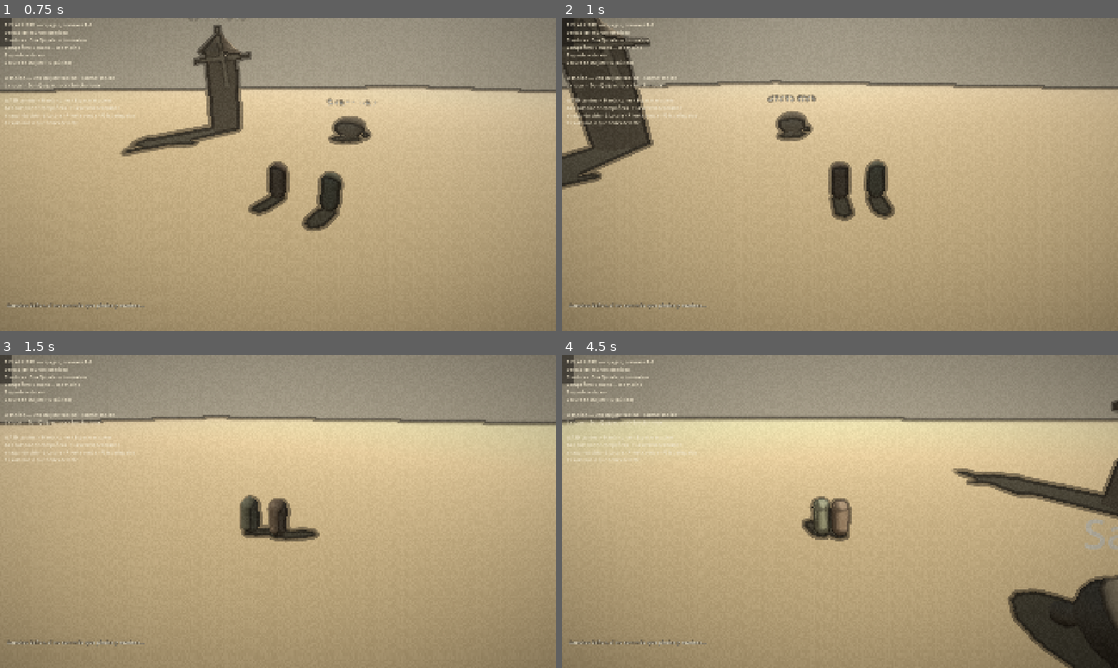
Above: before the commit, frames 1-4 (two rows, left to right).
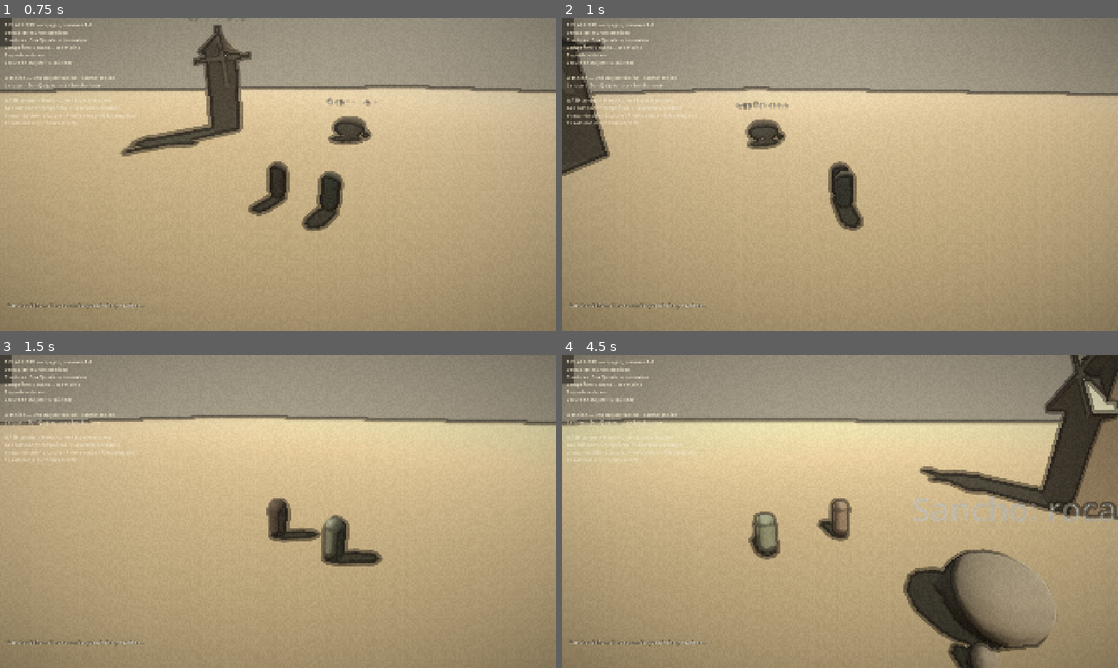
Above: after the commit, the same moments.

Repository: mariodod/fiel-al-libro
Game: Godot game, scene res://src/world/slice.tscn
The game is run twice, just before and just after one commit, with the same random seed, the same clock (stepped at 60 frames per second) and the same inputs.
Inputs (mouse positions are in pixels of both pictures, inside the frame that each line leads up to):
- Up to frame 1 (0.75 s): move the mouse to (400, 158) at 0.52 s; hold D (move_right) from 0.53 s (still down); hold F (block) from 0.53 s (still down); click (400, 158) at 0.67 s
- Up to frame 2 (1 s): keep holding D (move_right); keep holding F (block); tap Space (dodge) at 0.8 s
- Up to frame 3 (1.5 s): move the mouse to (166, 527) at 1.27 s; release D (move_right) at 1.28 s; release F (block) at 1.28 s; hold S (move_back) from 1.28 s (still down); tap Space (dodge) at 1.35 s
- Up to frame 4 (4.5 s): tap R (rest) at 1.55, 2.1 s; move the mouse to (895, 442) at 2.02 s; release S (move_back) at 2.03 s; hold D (move_right) 2.03-2.78 s; hold Shift (sprint) 2.03-2.78 s; move the mouse to (812, 574) at 2.77 s; hold W (move_forward) 2.78-3.53 s; tap Shift (sprint) at 2.85 s; click (812, 574) at 2.92 s; tap F (block) at 3.05 s; move the mouse to (1006, 558) at 3.52 s; hold Right mouse button (attack_heavy) 3.53-4.28 s; hold A (move_left) from 3.53 s (still down); tap Space (dodge) at 3.8 s; move the mouse to (673, 464) at 4.27 s; click (673, 464) at 4.35 s

Frame 1 is identical in both runs. In frame 2, 10% of the frame differs, in the area x 0-100%, y 0-68%; in frame 3, 2.4%; in frame 4, 20%, in the area x 0-100%, y 0-100%.

Commit message:
The dodge, and a stamina pool that comes back
Task 2.5 of the plan, and the first real verb after the swap.

Space dodges. It is a directional burst -- 15 m/s, in the direction you
were going, or the way you are facing if you were not going anywhere --
and it ends with your feet planted rather than with a slide. GDD.md
section 7.1: "Dodge -- 0.4s i-frames, stamina cost, directional".

  src/data/abilities/dodge.tres   the data: 20 stamina, 0.6s cooldown,
                                   0.4s of i-frames
  src/characters/character_pawn.gd   the burst, the i-frames, and the
                                      stamina

AND THE BUG UNDER IT. The stamina never came back. Nothing in the
build restored it -- not the dodge, not anything -- so the second dodge
of a run was the last one, and the pool was a number that only ever
went down. GDD.md section 7.1 says "Shared pool, regenerates after 1s
idle", and now it does: 28 per second, after a second of not spending
it. The pawn also never copied max_stamina out of the data, so
Sancho's 120 was quietly 100.

A hole in the plan, found while doing it: 2.6's acceptance criterion is
"A 60-second exchange with a dummy is fun", and 2.5 wants a lock-on,
but the task list has no dummy and no enemy until 2.11. Without
something to fight, the lock-on and the hit reactions cannot be built
or seen. Written down as 2.6b in docs/NEXT_STEPS.md.

tests/test_verbs.gd  the cost, the i-frames, that they wear off, the
                     direction, that the stamina waits a second and
                     then comes back, and that you cannot dodge with
                     none left.

14 suites, 239 assertions, green. The Windows export builds.

TODO.md, HANDOVER.md, docs/NEXT_SESSION.md and docs/NEXT_STEPS.md
updated.

Diff:
--- a/src/characters/character_pawn.gd
+++ b/src/characters/character_pawn.gd
@@ -27,6 +27,9 @@
 var health: float = 100.0
 var max_health: float = 100.0
 var stamina: float = 100.0
+## The size of the stamina pool. It comes from the data — Sancho has more
+## of it than Quixote, and until now the pawn did not know that.
+var max_stamina: float = 100.0
 var is_dead: bool = false
 
 ## The truth this pawn currently perceives. Quixote sees the Book; Sancho
@@ -47,11 +50,37 @@
 const FRICTION := 14.0
 const TURN_SPEED := 8.0
 
+## How fast a dodge throws you, in metres per second. Faster than a
+## sprint: that is the point of it.
+const DODGE_SPEED := 15.0
+## How long before the stamina comes back, after the last thing you spent
+## it on. GDD.md §7.1: "Shared pool, regenerates after 1s idle".
+const STAMINA_REGEN_DELAY := 1.0
+## Stamina per second, once it starts coming back.
+const STAMINA_REGEN := 28.0
+
+## The direction the player asked to move in, last frame. The dodge is
+## directional (GDD.md §7.1), so it needs to know.
+var _input_direction: Vector2 = Vector2.ZERO
+## Seconds left of the dodge burst.
+var _dodge_time: float = 0.0
+## Seconds left before you can dodge again.
+var _dodge_cooldown: float = 0.0
+## Seconds left during which damage does nothing.
+var _iframe_time: float = 0.0
+## Seconds left before the stamina starts coming back.
+var _stamina_delay: float = 0.0
+## The direction of the current dodge.
+var _dodge_direction: Vector3 = Vector3.FORWARD
+## True while the dodge burst is running.
+var _dodging: bool = false
+
 
 func _ready() -> void:
 	if data != null:
 		character_id = data.id
 		max_health = 100.0
+		max_stamina = data.max_stamina
 		stamina = data.max_stamina
 	perceived_layer = Perception.reading_for(character_id, TruthLayer.layer(), second_sight)
 	add_to_group(&"pawns")
@@ -63,6 +92,7 @@
 
 func move(input_direction: Vector2, sprint: bool) -> void:
 	var input := Vector3(input_direction.x, 0.0, input_direction.y)
+	_input_direction = input_direction
 	var speed := RUN_SPEED if sprint else WALK_SPEED
 	var target := input.normalized() * speed
 
@@ -87,6 +117,24 @@
 	rotation.y += clampf(diff, -step, step)
 
 
+func dodge() -> void:
+	if is_dead or _dodge_cooldown > 0.0:
+		return
+	if data == null or data.dodge == null:
+		return
+	if not _perform(data.dodge):
+		return
+
+	# Directional: where you were going, or where you are facing.
+	var direction := Vector3(_input_direction.x, 0.0, _input_direction.y)
+	if direction.length_squared() < 0.001:
+		direction = -global_transform.basis.z
+	_dodge_direction = direction.normalized()
+	_dodge_time = data.dodge.iframe_seconds
+	_iframe_time = data.dodge.iframe_seconds
+	_dodge_cooldown = data.dodge.cooldown
+
+
 func light_attack() -> void:
 	if data != null and data.light_attack != null:
 		_perform(data.light_attack)
@@ -95,11 +143,6 @@
 func heavy_attack() -> void:
 	if data != null and data.heavy_attack != null:
 		_perform(data.heavy_attack)
-
-
-func dodge() -> void:
-	if data != null and data.dodge != null:
-		_perform(data.dodge)
 
 
 func block(_held: bool) -> void:
@@ -119,32 +162,66 @@
 ## ── The pawn's own logic ────────────────────────────────────────────────
 
 func _physics_process(delta: float) -> void:
+	_dodge_time = maxf(0.0, _dodge_time - delta)
+	_dodge_cooldown = maxf(0.0, _dodge_cooldown - delta)
+	_iframe_time = maxf(0.0, _iframe_time - delta)
+
+	# The stamina comes back once you stop spending it. It did not come
+	# back at all before: nothing in the build restored it, so the second
+	# dodge of a run was the last one.
+	_stamina_delay = maxf(0.0, _stamina_delay - delta)
+	if _stamina_delay <= 0.0 and stamina < max_stamina:
+		stamina = minf(max_stamina, stamina + STAMINA_REGEN * delta)
+
 	if not is_on_floor():
 		velocity.y -= GRAVITY * delta
 	else:
 		velocity.y = 0.0
+
+	# The dodge overrides the walking velocity: for a moment you are not
+	# walking, you are being thrown.
+	if _dodge_time > 0.0:
+		velocity.x = _dodge_direction.x * DODGE_SPEED
+		velocity.z = _dodge_direction.z * DODGE_SPEED
+		_dodging = true
+	elif _dodging:
+		# A dodge ends with your feet planted, not with a slide. The
+		# friction alone would leave you coasting for over a second.
+		_dodging = false
+		velocity.x = 0.0
+		velocity.z = 0.0
+
 	move_and_slide()
 
 
-func _perform(ability: AbilityData) -> void:
+## Run an ability. Returns whether it actually went off.
+##
+## The gating is the asymmetry (GDD.md §8.3): which truth the ability
+## works in, how mad you have to be, and what it costs.
+func _perform(ability: AbilityData) -> bool:
 	if ability == null or is_dead:
-		return
+		return false
 	# Gating: layer and madness. This is how "Book builds" and "Reality
 	# builds" differ (GDD.md §8.3).
 	if not ability.available_in_layer(TruthLayer.layer()):
-		return
+		return false
 	if not ability.available_at_locura(Locura.get_for(character_id)):
-		return
+		return false
 	if not Memoria.has_milestone(character_id, ability.min_milestone):
-		return
+		return false
 	if stamina < ability.stamina_cost:
-		return
+		return false
 	stamina -= ability.stamina_cost
+	_stamina_delay = STAMINA_REGEN_DELAY
 	# TODO(Phase 1): spawn the ability's VFX and hitbox.
+	return true
 
 
 func take_damage(amount: float) -> void:
 	if is_dead:
+		return
+	# The i-frames. This is the whole point of a dodge.
+	if _iframe_time > 0.0:
 		return
 	health -= amount
 	damaged.emit(amount)
--- /dev/null
+++ b/src/data/abilities/dodge.tres
@@ -0,0 +1,13 @@
+[gd_resource type="Resource" script_class="AbilityData" load_steps=2 format=3]
+
+[ext_resource type="Script" path="res://src/data/ability_data.gd" id="1_data"]
+
+[resource]
+script = ExtResource("1_data")
+id = &"dodge"
+display_name_key = &"it.ability.dodge.name"
+description_key = &"it.ability.dodge.desc"
+kind = 2
+stamina_cost = 20.0
+cooldown = 0.6
+iframe_seconds = 0.4
--- a/src/data/ability_data.gd
+++ b/src/data/ability_data.gd
@@ -19,6 +19,10 @@
 @export_group("Cost")
 @export var stamina_cost: float = 0.0
 @export var cooldown: float = 0.0
+## For dodges: how long the invulnerability lasts. GDD.md §7.1 says 0.4s.
+## The dodge burst lasts the same time — you are moving for as long as
+## you cannot be hit.
+@export var iframe_seconds: float = 0.0
 
 @export_group("Damage")
 @export var damage: float = 10.0
--- a/src/data/characters/quixote.tres
+++ b/src/data/characters/quixote.tres
@@ -1,6 +1,7 @@
-[gd_resource type="Resource" script_class="CharacterData" load_steps=2 format=3]
+[gd_resource type="Resource" script_class="CharacterData" load_steps=3 format=3]
 
 [ext_resource type="Script" path="res://src/data/character_data.gd" id="1_data"]
+[ext_resource type="Resource" path="res://src/data/abilities/dodge.tres" id="2_dodge"]
 
 [resource]
 script = ExtResource("1_data")
@@ -8,6 +9,7 @@
 display_name_key = &"character.quixote"
 max_stamina = 100.0
 poise = 34.0
+dodge = ExtResource("2_dodge")
 truth_layer_affinity = 1
 can_harm_innocents = false
 companion_aggression = 1.0
--- a/src/data/characters/sancho.tres
+++ b/src/data/characters/sancho.tres
@@ -1,6 +1,7 @@
-[gd_resource type="Resource" script_class="CharacterData" load_steps=2 format=3]
+[gd_resource type="Resource" script_class="CharacterData" load_steps=3 format=3]
 
 [ext_resource type="Script" path="res://src/data/character_data.gd" id="1_data"]
+[ext_resource type="Resource" path="res://src/data/abilities/dodge.tres" id="2_dodge"]
 
 [resource]
 script = ExtResource("1_data")
@@ -8,6 +9,7 @@
 display_name_key = &"character.sancho"
 max_stamina = 120.0
 poise = 24.0
+dodge = ExtResource("2_dodge")
 truth_layer_affinity = 0
 can_harm_innocents = true
 companion_aggression = 0.3
--- a/tests/test_runner.gd
+++ b/tests/test_runner.gd
@@ -24,6 +24,7 @@
 	"res://tests/test_slice_scene.gd",
 	"res://tests/test_examine.gd",
 	"res://tests/test_reaction.gd",
+	"res://tests/test_verbs.gd",
 ]
 
 var harness := TestHarness.new()
--- /dev/null
+++ b/tests/test_verbs.gd
@@ -0,0 +1,92 @@
+extends RefCounted
+## The verbs: the dodge, and the stamina it spends.
+##
+## GDD.md §7.1: "Dodge — 0.4s i-frames, stamina cost, directional" and
+## "Stamina — shared pool, regenerates after 1s idle".
+##
+## Task 2.5 of the plan. The dodge was a key in the input map and nothing
+## behind it; the stamina was a number that only ever went down.
+
+const SCENE := "res://src/world/slice.tscn"
+
+
+func suite(t: TestHarness) -> void:
+	t.suite("Verbs")
+
+	var tree := Engine.get_main_loop() as SceneTree
+	var parent: Node = tree.current_scene if tree != null and tree.current_scene != null else null
+	var packed: PackedScene = load(SCENE)
+	t.expect_true(packed != null, "slice.tscn should load")
+	if packed == null or parent == null:
+		return
+
+	var scene: Node = packed.instantiate()
+	parent.add_child(scene)
+
+	var quixote: CharacterPawn = scene.get_node_or_null("Characters/Quixote")
+	t.expect_true(quixote != null, "Quixote should be in the scene")
+	if quixote == null:
+		parent.remove_child(scene)
+		scene.free()
+		return
+
+	t.test("both characters can dodge")
+	t.expect_true(quixote.data != null and quixote.data.dodge != null, "Quixote has a dodge")
+	var sancho: CharacterPawn = scene.get_node_or_null("Characters/Sancho")
+	if sancho != null and sancho.data != null:
+		t.expect_true(sancho.data.dodge != null, "Sancho has a dodge")
+
+	t.test("a dodge costs stamina")
+	var before: float = quixote.stamina
+	quixote.dodge()
+	t.expect_true(quixote.stamina < before, "the dodge cost stamina (%f -> %f)" % [before, quixote.stamina])
+
+	t.test("the i-frames make you untouchable")
+	# This is the whole point of a dodge, and it is invisible without it.
+	quixote.dodge()
+	var health: float = quixote.health
+	quixote.take_damage(25.0)
+	t.expect_eq(quixote.health, health, "the blow went past")
+
+	t.test("and it wears off")
+	# Let the i-frames run out.
+	for i in 40:
+		quixote._physics_process(0.05)
+	quixote.take_damage(25.0)
+	t.expect_true(quixote.health < health, "the next blow lands")
+
+	t.test("the dodge is directional")
+	for i in 40:
+		quixote._physics_process(0.05)
+	quixote.stamina = quixote.max_stamina
+	quixote.move(Vector2(1.0, 0.0), false)
+	quixote.dodge()
+	t.expect_true(quixote.get("_dodge_direction").x > 0.5, "the dodge went where you were going")
+
+	t.test("the stamina comes back")
+	# Let the previous dodge run out, or this one is refused.
+	for i in 40:
+		quixote._physics_process(0.05)
+	quixote.stamina = quixote.max_stamina
+	quixote.dodge()
+	var spent: float = quixote.stamina
+	t.expect_true(spent < quixote.max_stamina, "the dodge spent something")
+	# A second of idling, and then it starts coming back.
+	for i in 15:
+		quixote._physics_process(0.05)
+	var midway: float = quixote.stamina
+	t.expect_eq(midway, spent, "the stamina waits a second before it comes back")
+	for i in 60:
+		quixote._physics_process(0.05)
+	t.expect_true(quixote.stamina > midway, "and then it comes back")
+	t.expect_true(quixote.stamina <= quixote.max_stamina, "and it never comes back more than you had")
+
+	t.test("you cannot dodge without the stamina")
+	for i in 40:
+		quixote._physics_process(0.05)
+	quixote.stamina = 0.0
+	quixote.dodge()
+	t.expect_eq(quixote.get("_dodge_time"), 0.0, "no dodge, no burst")
+
+	parent.remove_child(scene)
+	scene.free()
Not shown, changed: locale/en.po
Not shown, changed: locale/es.po
Not shown, changed: locale/fr.po
Not shown, changed: locale/messages.pot
Not shown, added: tests/test_verbs.gd.uid
Not shown, changed: HANDOVER.md
Not shown, changed: TODO.md
Not shown, changed: docs/NEXT_SESSION.md
Not shown, changed: docs/NEXT_STEPS.md
